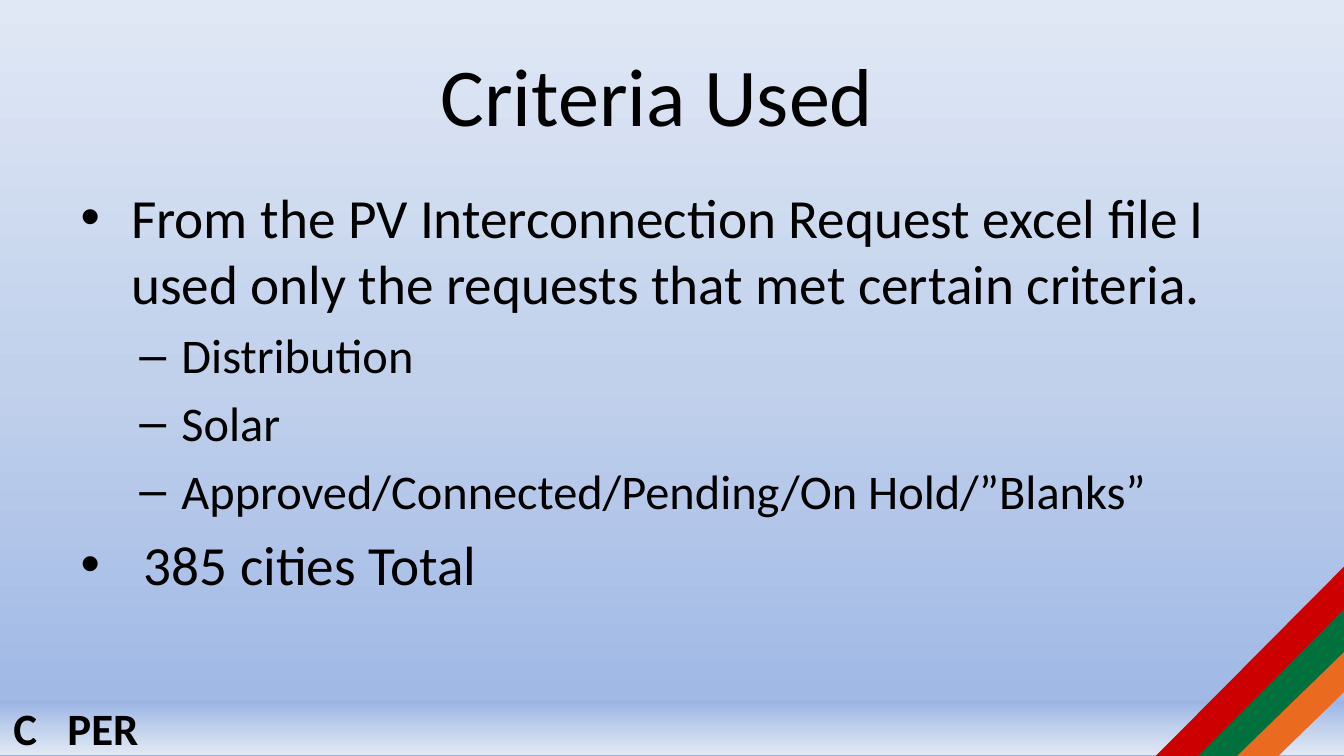
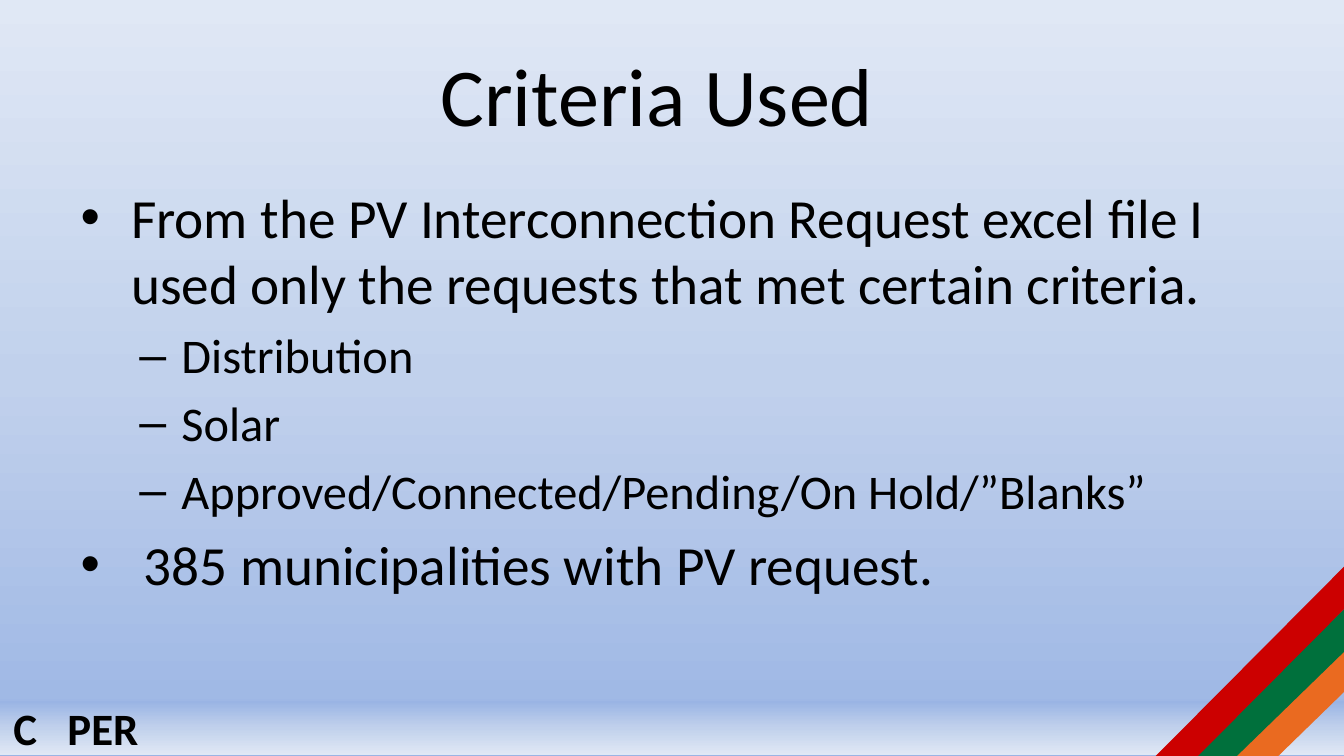
Before and after one commit to jlavall1/CAPER, a slide deck: slide 2 of 10_Momo/CAPER PowerPoints/CAPER_5.18.2016_MoreyAgnew.pptx. Drawn at 1344x756 pixels with LibreOffice and Linux fonts; fonts in the diff are those of the drawing; background and template pictures are left out. Boxes give left, top, right and bottom in pixels: in the first picture for what was removed or moved away, otherwise in the second. Text is boxed around its words. In the diff, an @@ line names an element or a change of style, - is before the commit and + after.

```diff
--- a/10_Momo/CAPER PowerPoints/CAPER_5.18.2016_MoreyAgnew.pptx
+++ b/10_Momo/CAPER PowerPoints/CAPER_5.18.2016_MoreyAgnew.pptx
@@ text at (144,546,933,594): text changed @@
-• 385 cities Total
+• 385 municipalities with PV request.
```
Also in this commit, not shown: 2 other slides changed, 14 other files.
